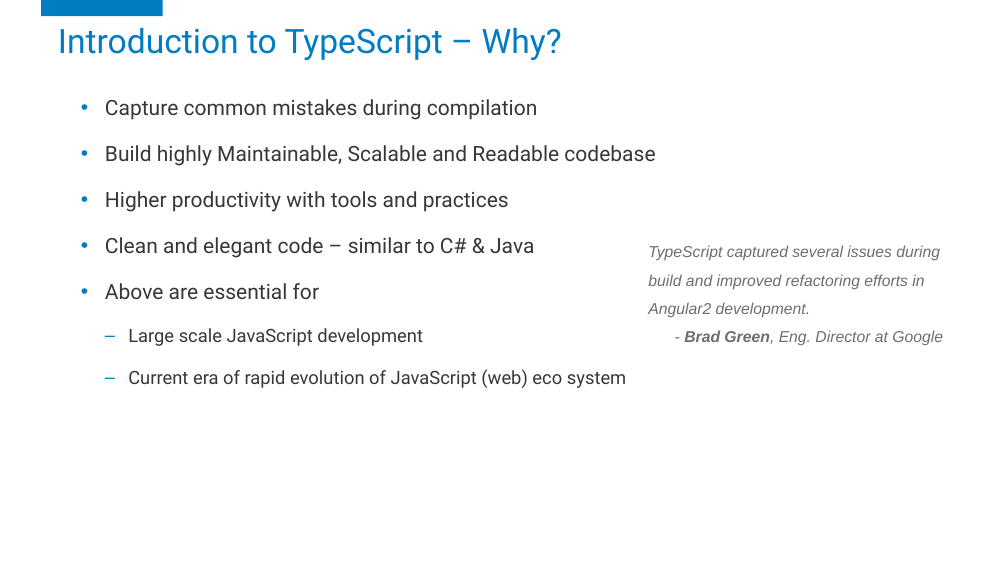
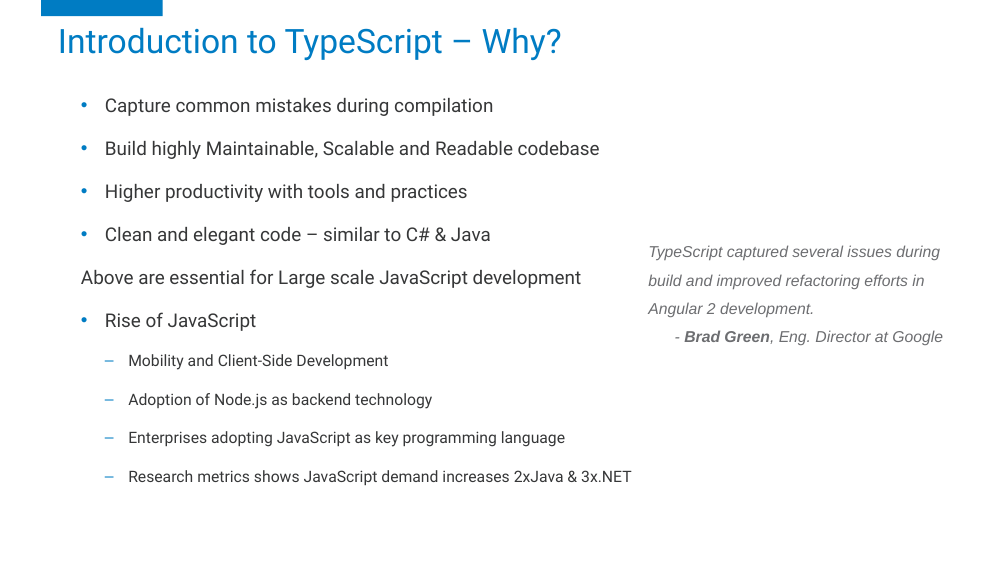
Before and after one commit to TheMaverickTrailblazer/TypeScriptDemo, a slide deck: slide 4 of TypeScript - You gonna like it!.pptx. Drawn at 1008x567 pixels with LibreOffice and Linux fonts; fonts in the diff are those of the drawing; background and template pictures are left out. Boxes give left, top, right and bottom in pixels: in the first picture for what was removed or moved away, otherwise in the second. Text is boxed around its words. In the diff, an @@ line names an element or a change of style, - is before the commit and + after.

Commit message:
Updated presentation

```diff
--- a/TypeScript - You gonna like it!.pptx
+++ b/TypeScript - You gonna like it!.pptx
@@ text at (105,98,600,245): size 20 to 18 pt in "Capture common mistakes during compilation", "Build highly Maintainable, Scalable and Readable codebase", "Higher productivity with tools and practices", "Clean and elegant code – similar to ..." @@
@@ text at (81,269,631,486): text changed; size 17.5 to 15 pt @@
-• Above are essential for
-  – Large scale JavaScript development
-  – Current era of rapid evolution of JavaScript (web) eco system
+Above are essential for Large scale JavaScript development
+• Rise of JavaScript
+  – Mobility and Client-Side Development
+  – Adoption of Node.js as backend technology
+  – Enterprises adopting JavaScript as key programming language
+  – Research metrics shows JavaScript demand increases 2xJava & 3x.NET
@@ text at (648,245,940,318): spaces changed @@
-TypeScript captured several issues during build and improved refactoring efforts in Angular2 development.
+TypeScript captured several issues during build and improved refactoring efforts in Angular 2 development.
```
Also in this commit, not shown: 7 other slides changed.
